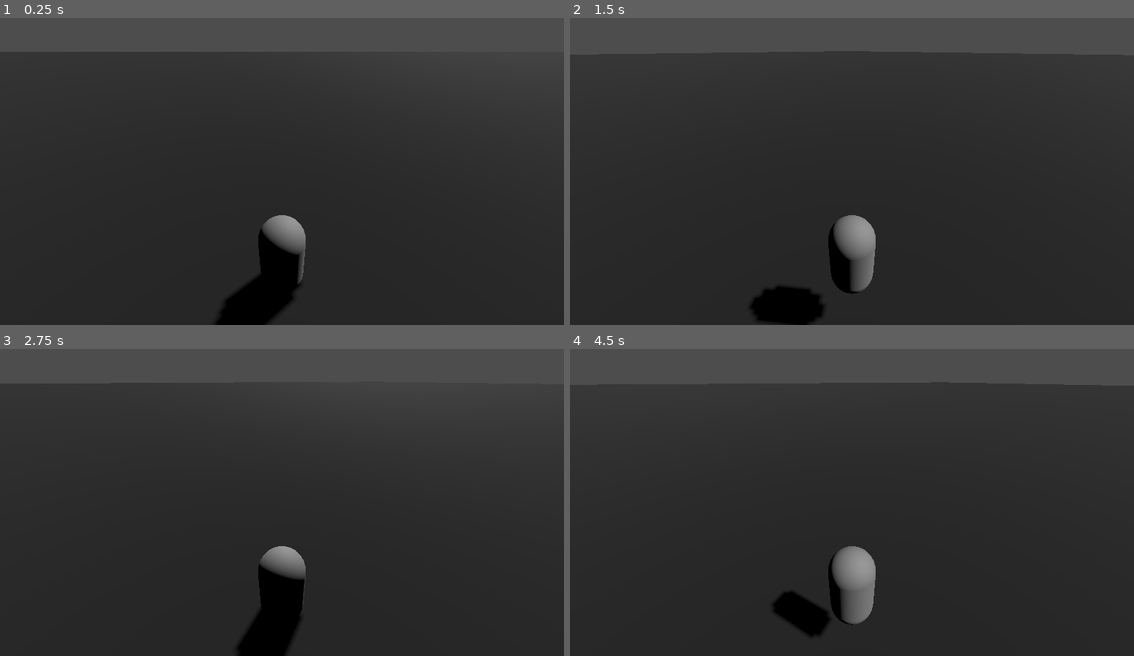
Above: before the commit, frames 1-4 (two rows, left to right).
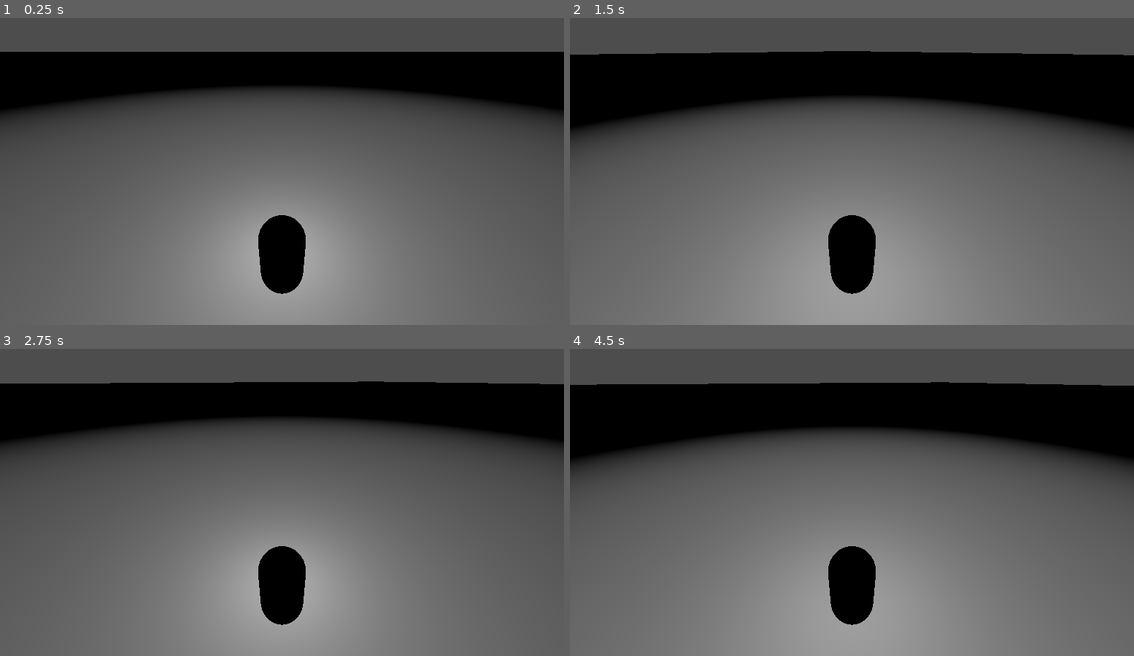
Above: after the commit, the same moments.

Repository: Knight-XAura/Illuminated-Ruler
Game: Godot game, scene res://world.tscn
The game is run twice, just before and just after one commit, with the same random seed, the same clock (stepped at 60 frames per second) and the same inputs. The project has no main scene, so this scene is started directly.
Inputs (mouse positions are in pixels of both pictures, inside the frame that each line leads up to):
- Up to frame 1 (0.25 s): no input
- Up to frame 2 (1.5 s): tap Enter at 0.5 s; move the mouse to (976, 150) at 0.52 s; hold D (move_right) 0.53-1.28 s; tap Space (jump) at 0.77 s; move the mouse to (739, 183) at 1.27 s; hold S (move_backward) from 1.28 s (still down)
- Up to frame 3 (2.75 s): tap Space (jump) at 1.52 s; move the mouse to (338, 428) at 2.02 s; release S (move_backward) at 2.03 s; hold D (move_right) from 2.03 s (still down)
- Up to frame 4 (4.5 s): tap Space (jump) at 2.75, 3.02, 3.77 s; move the mouse to (823, 560) at 2.77 s; release D (move_right) at 2.78 s; hold W (move_forward) 2.78-3.53 s; move the mouse to (1021, 545) at 3.52 s; hold A (move_left) from 3.53 s (still down); move the mouse to (682, 450) at 4.27 s

The runs differ from the first frame. In frame 1, 80% of the frame differs, in the area x 0-100%, y 11-100%; in frame 2, 82%; in frame 3, 80%; in frame 4, 83%, in the area x 0-100%, y 10-100%.

Commit message:
Light and Script adjustments

Diff:
--- a/Character.tscn
+++ b/Character.tscn
@@ -20,3 +20,9 @@
 [node name="CollisionShape3D" type="CollisionShape3D" parent="."]
 transform = Transform3D(1, 0, 0, 0, 1, 0, 0, 0, 1, 2.08165e-12, 1, 2.08165e-12)
 shape = SubResource("CapsuleShape3D_pl26n")
+
+[node name="OmniLight3D" type="OmniLight3D" parent="."]
+transform = Transform3D(1, 0, 0, 0, 1, 0, 0, 0, 1, 2.08165e-12, 1.5, -0.67)
+light_energy = 16.0
+omni_range = 16.0
+omni_attenuation = 0.25
--- a/N3D.gd
+++ b/N3D.gd
@@ -1,22 +1,16 @@
 extends Node3D
 
 
-@onready var node_placement: Marker3D = $Cave/NodePlacement as Marker3D
-@onready var cave: Node3D = $Cave
+@onready var cave: StaticBody3D = $Cave
 var wall: PackedScene = preload("res://wall.tscn")
 var map: Image = preload("res://map.jpg")
 
 
 func _ready() -> void:
 	for x_coord in map.get_width():
-		node_placement.position.x = x_coord
 		for y_coord in map.get_height():
-			node_placement.position.z = y_coord
 			if map.get_pixel(x_coord, y_coord).g8 <= 127:
 				var wall_node: CSGBox3D = wall.instantiate()
-				wall_node.position = node_placement.position
+				wall_node.position = Vector3(x_coord, 0, y_coord)
 				cave.add_child(wall_node, true)
-		print("Row %s Complete" % [x_coord])
-		await get_tree().create_timer(.05).timeout
-	cave.position -= Vector3(203, 0, 189)
-	node_placement.queue_free()
+	cave.position -= Vector3(405, 0, 378)
--- a/world.tscn
+++ b/world.tscn
@@ -1,6 +1,5 @@
-[gd_scene load_steps=5 format=3 uid="uid://cav4w67upt8o1"]
+[gd_scene load_steps=4 format=3 uid="uid://cav4w67upt8o1"]
 
-[ext_resource type="Script" path="res://N3D.gd" id="1_fkslf"]
 [ext_resource type="PackedScene" uid="uid://ddgbqkgwma0mn" path="res://Character.tscn" id="2_oo0vh"]
 
 [sub_resource type="StandardMaterial3D" id="StandardMaterial3D_hvd1s"]
@@ -11,17 +10,6 @@
 
 [node name="World" type="Node3D"]
 transform = Transform3D(0.5, 0, 0, 0, 0.5, 0, 0, 0, 0.5, 0, 0, 0)
-script = ExtResource("1_fkslf")
-
-[node name="DirectionalLight3D" type="DirectionalLight3D" parent="."]
-transform = Transform3D(-0.642788, -0.586824, 0.492404, 0, 0.642788, 0.766044, -0.766044, 0.492404, -0.413176, 0, 0, 0)
-shadow_enabled = true
-
-[node name="Cave" type="StaticBody3D" parent="."]
-transform = Transform3D(0.5, 0, 0, 0, 0.5, 0, 0, 0, 0.5, 0, 0, 0)
-
-[node name="NodePlacement" type="Marker3D" parent="Cave"]
-transform = Transform3D(1, 0, 0, 0, 1, 0, 0, 0, 1, 2.08165e-12, 2.08165e-12, 2.08165e-12)
 
 [node name="StaticBody3D" type="StaticBody3D" parent="."]
 transform = Transform3D(0.5, 0, 0, 0, 0.5, 0, 0, 0, 0.5, 2.08165e-12, 0.5, 2.08165e-12)
